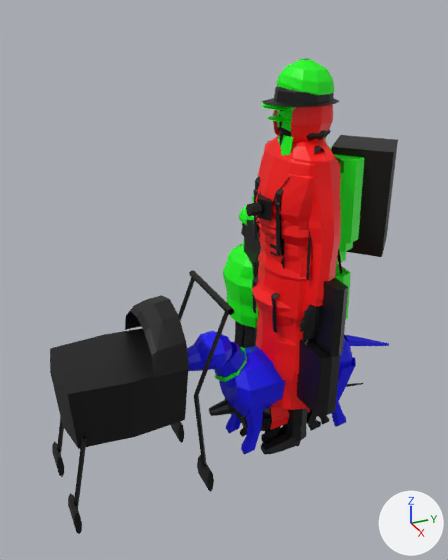
Two versions of the glTF model web/public/models/people.glb, one commit apart.
Camera for both pictures: a 50 mm lens placed at (2.33, -1.41, 2.13), pointed at (-0.09, -0.32, 0.91). Every picture has the same lights, and +X, +Y and +Z are marked at lower right. The older version comes first.

Names of what the first picture shows: 'banker', 'courier', 'dog_lab', 'dog_pug', 'hivis', 'hoodie', 'kid', 'parent_kid', 'parka', 'puffer', 'shopper', 'stroller' and 8 more.
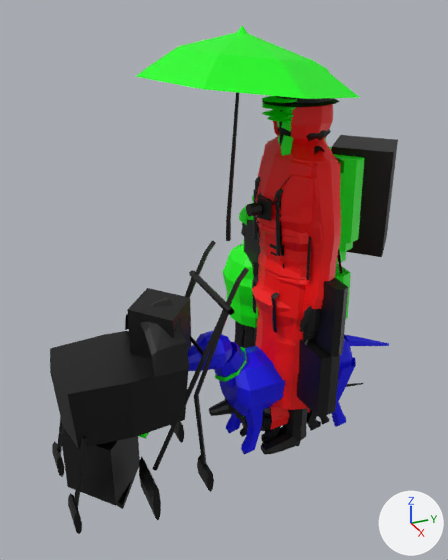
Location of each change, (x1, y1, x2, y2) in pixels of the pictures (448 x 560 px):
```json
{"object": "umbrella", "change": "added", "after": [136, 26, 359, 241], "on screen": "green"}
{"object": "dolly", "change": "added", "after": [60, 96, 317, 520], "on screen": "mostly hidden"}
{"object": "vendor", "change": "added", "after": [257, 110, 321, 337]}
```

Edits to the scene script, one JSON object a line:
```json
{"op": "add", "block": "me_umbrella", "code": ["me_umbrella = bpy.data.meshes.new('umbrella')", "me_umbrella.from_pydata(...)  # 953 vertices, 1760 faces; spans x -0.58..0.39, y -0.69..0.26, z -0.02..2.02", "me_umbrella.materials.append(mat_defaultmaterial_020)"]}
{"op": "add", "block": "me_vendor", "code": ["me_vendor = bpy.data.meshes.new('vendor')", "me_vendor.from_pydata(...)  # 869 vertices, 1536 faces; spans x -0.28..0.28, y -0.17..0.16, z -0.02..1.76", "me_vendor.materials.append(mat_defaultmaterial_019)"]}
{"op": "add", "block": "me_dolly", "code": ["me_dolly = bpy.data.meshes.new('dolly')", "me_dolly.from_pydata(...)  # 953 vertices, 1616 faces; spans x -0.32..0.32, y -1.15..0.13, z -0.03..1.82", "me_dolly.materials.append(mat_defaultmaterial_018)"]}
{"op": "add", "block": "ob_umbrella", "code": ["ob_umbrella = bpy.data.objects.new('umbrella', me_umbrella)", "ob_umbrella.location = (0.0, 0.0, 0.0)"]}
{"op": "add", "block": "ob_vendor", "code": ["ob_vendor = bpy.data.objects.new('vendor', me_vendor)", "ob_vendor.location = (0.0, 0.0, 0.0)"]}
{"op": "add", "block": "ob_dolly", "code": ["ob_dolly = bpy.data.objects.new('dolly', me_dolly)", "ob_dolly.location = (0.0, 0.0, 0.0)"]}
```
